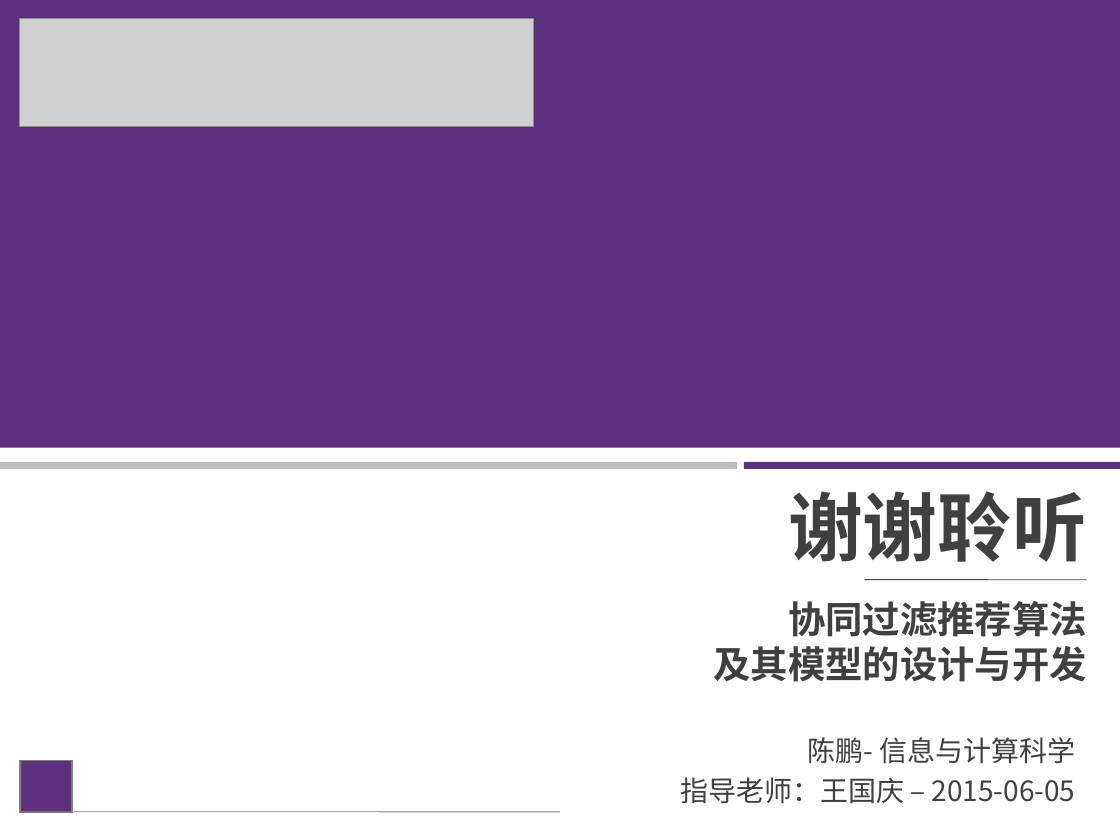
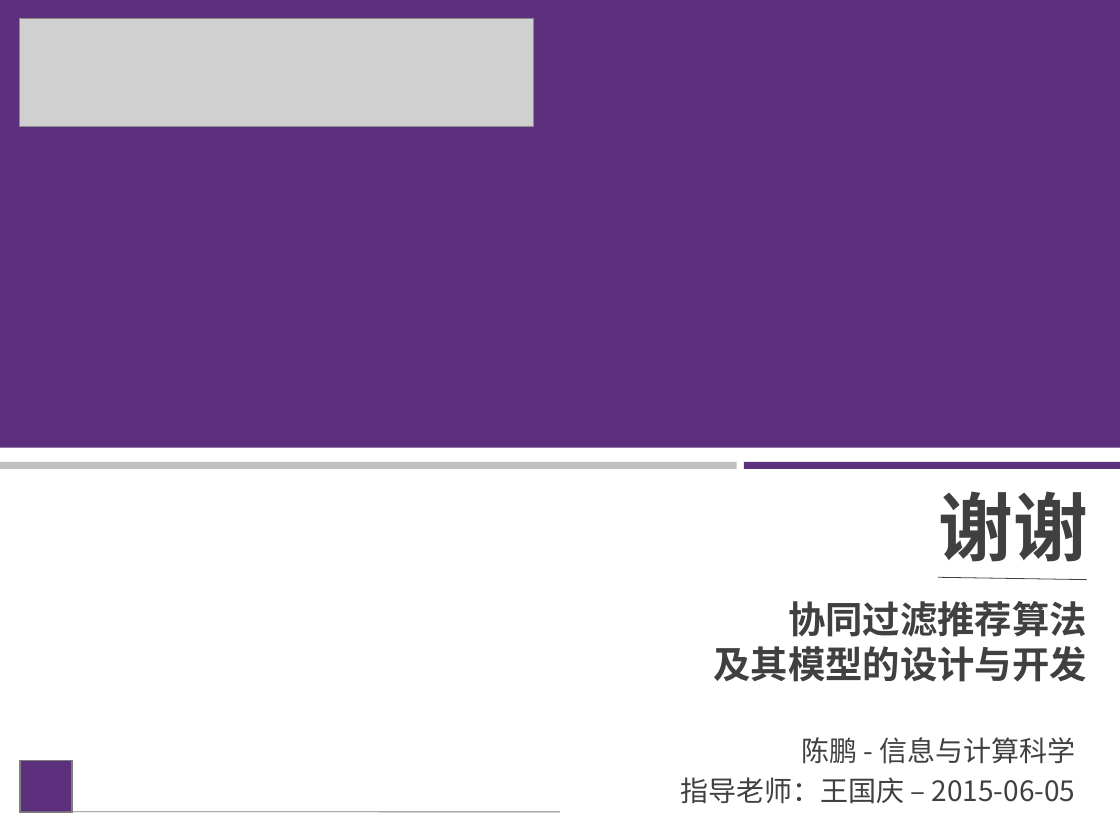
Before and after one commit to cshijiel/tjpu, a slide deck: slide 18 of 毕业演讲稿.ppt. Drawn at 1120x840 pixels with LibreOffice and Linux fonts; fonts in the diff are those of the drawing; grey boxes stand for pictures; background and template pictures are left out. Boxes give left, top, right and bottom in pixels: in the first picture for what was removed or moved away, otherwise in the second. Text is boxed around its words. In the diff, an @@ line names an element or a change of style, - is before the commit and + after.

```diff
--- a/毕业演讲稿.ppt
+++ b/毕业演讲稿.ppt
@@ text at (938, 491, 1087, 562): text changed @@
-谢谢聆听
+谢谢
@@ line moved from (865, 580) - (1086, 580) to (937, 577) - (1086, 580) @@
@@ text at (801, 737, 1076, 764): spaces changed @@
-陈鹏- 信息与计算科学
+陈鹏 - 信息与计算科学
```
Also in this commit, not shown: 5 other slides changed, 1 slide removed, 3 other files.
